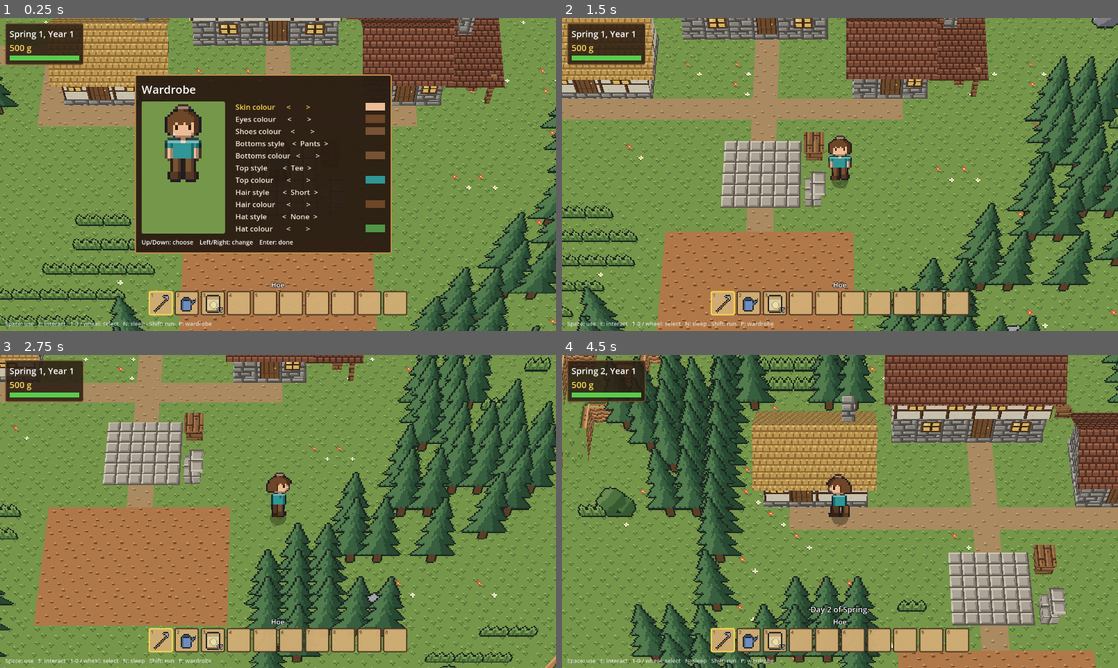
Above: before the commit, frames 1-4 (two rows, left to right).
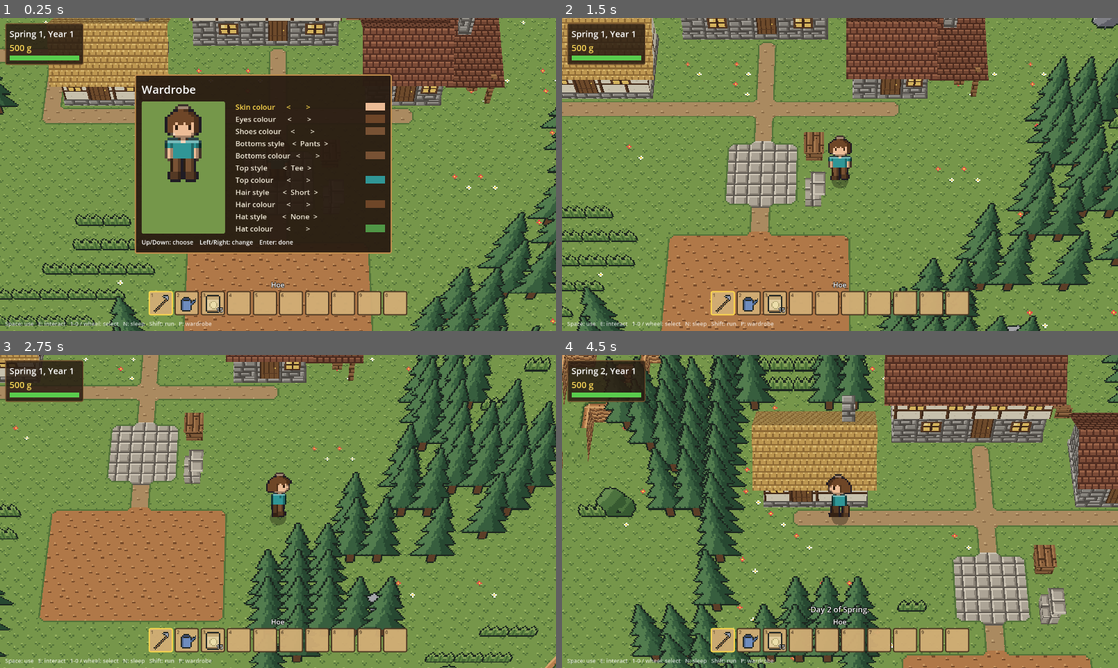
Above: after the commit, the same moments.

Repository: grimechristopher/procedural-game
Game: Godot game, scene res://scenes/main.tscn
The game is run twice, just before and just after one commit, with the same random seed, the same clock (stepped at 60 frames per second) and the same inputs.
Inputs (mouse positions are in pixels of both pictures, inside the frame that each line leads up to):
- Up to frame 1 (0.25 s): no input
- Up to frame 2 (1.5 s): tap Enter (ui_accept) at 0.5, 0.77 s; move the mouse to (962, 158) at 0.52 s; hold D (move_right) 0.53-1.28 s; hold Mouse wheel down (hotbar_next) 0.53-1.28 s; click (962, 158) at 0.67 s; move the mouse to (728, 190) at 1.27 s; hold S (move_down) from 1.28 s (still down); tap Mouse wheel up (hotbar_prev) at 1.35 s
- Up to frame 3 (2.75 s): tap Enter (ui_accept) at 1.52 s; move the mouse to (333, 442) at 2.02 s; release S (move_down) at 2.03 s; hold D (move_right) from 2.03 s (still down); hold E (interact) from 2.03 s (still down)
- Up to frame 4 (4.5 s): move the mouse to (812, 574) at 2.77 s; release D (move_right) at 2.78 s; release E (interact) at 2.78 s; hold W (move_up) 2.78-3.53 s; tap R (regenerate) at 2.85 s; click (812, 574) at 2.92 s; tap Enter (ui_accept) at 3.02, 3.77 s; move the mouse to (1006, 558) at 3.52 s; hold Shift (run) 3.53-4.28 s; hold A (move_left) from 3.53 s (still down); move the mouse to (673, 464) at 4.27 s; tap N (sleep) at 4.35 s

The runs differ from the first frame. In frame 1, 1.2% of the frame differs, in the area x 0-76%, y 8-100%; in frame 2, 3.4%, in the area x 0-62%, y 6-100%; in frame 3, 3.2%; in frame 4, 3.3%.

Commit message:
Autotile grass round paths, the plaza and farmland
The same edge and corner pieces as the cliff tops, as see-through grass
laid over ground-level paths, plaza and farmland where they meet grass, so
they get soft rounded edges instead of hard squares. The tileset gains an
alpha channel for them and the block shader discards clear texels.

Co-Authored-By: Claude Opus 5.5 <noreply@anthropic.com>
Claude-Session: https://claude.ai/code/session_01QBAyNdiLYtBbpQzeaWaTYf

Diff:
--- a/assets/block.gdshader
+++ b/assets/block.gdshader
@@ -36,5 +36,10 @@
 	// Half a texel in from the edges so nearest sampling never bleeds.
 	float inset = 0.5 / 16.0;
 	local = clamp(local, vec2(inset), vec2(1.0 - inset));
-	ALBEDO = texture(tileset, (UV + local) / tiles).rgb * shade;
+	vec4 texel = texture(tileset, (UV + local) / tiles);
+	// Overlays (Edges' grass pieces) are see-through where the tile is.
+	if (texel.a < 0.5) {
+		discard;
+	}
+	ALBEDO = texel.rgb * shade;
 }
--- a/scripts/edges.gd
+++ b/scripts/edges.gd
@@ -9,7 +9,9 @@
 ##
 ## The band is autotiled: each quarter of a cliff-top cell picks an edge,
 ## outer corner or inner corner piece from which of its two sides and the
-## diagonal between them drop away, so plateaus get rounded corners.
+## diagonal between them drop away, so plateaus get rounded corners. Paths,
+## the plaza and farmland are autotiled the same way, with grass creeping
+## round their edges where they meet grass.
 ##
 ## It's one mesh laid over the GridMap's blocks, built once per map from
 ## the heights; the blocks underneath still define where you can walk.
@@ -31,12 +33,17 @@
 const WEDGES := [T.WEDGE, T.WEDGE_DIRT, T.HALF_WEDGE, T.UPPER_HALF_WEDGE]
 ## Pieces at the foot of a face that lean on it and hide it.
 const AGAINST := [T.HILL_RAMP, T.HALF_HILL_RAMP, T.UPPER_HALF_HILL_RAMP, T.STAIRS]
+## Ground that grass grows round the edges of, in groups that count as the
+## same ground (farmland, tilled or not).
+const GROUND_GROUPS := [[T.PATH], [T.PLAZA], [T.FARMLAND, T.TILLED, T.TILLED_WET]]
+const GRASS := [T.GROUND, T.FLOWERS]
 
 
 ## A node holding the edge meshes for the world's current terrain.
 static func build(world: GridWorld, heights: PackedInt32Array, terrain: Terrain) -> Node3D:
 	var segments := _find_segments(world, heights, terrain)
 	var faces := _autotile(segments, heights, world.map_size, terrain)
+	faces += _ground_autotile(world, heights)
 	var shadow := SurfaceTool.new()
 	shadow.begin(Mesh.PRIMITIVE_TRIANGLES)
 	for s in segments:
@@ -161,8 +168,56 @@
 						and _height(heights, size, c + Vector2i(0, q.y)) == h:
 					piece = 2
 			if piece >= 0:
-				faces.append(_quarter(c, q, e.top, piece, transpose, e.cliffy))
+				var base: int = GridWorld.Tex.CLIFF_EDGE if e.cliffy else GridWorld.Tex.EARTH_EDGE
+				faces.append(_quarter(c, q, e.top, base + piece, transpose))
 	return faces
+
+
+## Grass round the edges of paths, the plaza and farmland at ground level,
+## a quarter cell at a time, over the ground (it's see-through elsewhere).
+static func _ground_autotile(world: GridWorld, heights: PackedInt32Array) -> Array:
+	var faces := []
+	var size := world.map_size
+	for z in size.y:
+		for x in size.x:
+			var c := Vector2i(x, z)
+			if heights[z * size.x + x] != 0:
+				continue
+			var group := _ground_group(world.ground_tile(c))
+			if group < 0:
+				continue
+			for q in GridWorld.DIAGONAL:
+				var side_x := _is_grass(world, heights, c + Vector2i(q.x, 0))
+				var side_z := _is_grass(world, heights, c + Vector2i(0, q.y))
+				var piece := -1
+				var transpose := false
+				if side_x and side_z:
+					piece = 1
+				elif side_z:
+					piece = 0
+				elif side_x:
+					piece = 0
+					transpose = true
+				elif _is_grass(world, heights, c + q):
+					piece = 2
+				if piece >= 0:
+					faces.append(_quarter(c, q, 0.0, GridWorld.Tex.GRASS_EDGE + piece, transpose))
+	return faces
+
+
+static func _ground_group(tile: int) -> int:
+	for i in GROUND_GROUPS.size():
+		if tile in GROUND_GROUPS[i]:
+			return i
+	return -1
+
+
+## Whether a cell is grass at ground level (not raised, not other ground).
+static func _is_grass(world: GridWorld, heights: PackedInt32Array, c: Vector2i) -> bool:
+	var size := world.map_size
+	if c.x < 0 or c.y < 0 or c.x >= size.x or c.y >= size.y or heights[c.y * size.x + c.x] != 0:
+		return false
+	return world.ground_tile(c) in GRASS
 
 
 ## Cells at the inside corner of a plateau: level with both side
@@ -183,21 +238,22 @@
 	return heights[c.y * size.x + c.x]
 
 
-## One quarter of a cell's top, toward corner q, showing piece 0 (edge),
-## 1 (outer corner) or 2 (inner corner). Pieces are drawn for the south-east
-## quarter with the edge along the south; others mirror them, and an edge
-## along the east or west transposes.
-static func _quarter(c: Vector2i, q: Vector2i, top: float, piece: int, transpose: bool, cliffy: bool) -> Array:
+## One quarter of a cell's top, toward corner q, showing an autotile piece
+## (tile: its edge piece, or the outer or inner corner after it). Pieces
+## are drawn for the south-east quarter with the edge along the south;
+## others mirror them, and an edge along the east or west transposes.
+static func _quarter(c: Vector2i, q: Vector2i, top: float, tile: int, transpose: bool) -> Array:
 	var center := Vector2(c.x + 0.5, c.y + 0.5)
 	var y := top + BAND_LIFT
 	var pts := []
 	var uvs := []
 	for k in [Vector2(0, 0), Vector2(1, 0), Vector2(1, 1), Vector2(0, 1)]:
-		pts.append(_at(center + Vector2(k.x * q.x, k.y * q.y) * 0.5, y))
+		# A hair past the cell's edge, so the lifted overlay doesn't leave a
+		# sliver of what's under it showing at the far edge.
+		pts.append(_at(center + Vector2(k.x * q.x, k.y * q.y) * (Vector2(0.5, 0.5) + k * 0.01), y))
 		var uv: Vector2 = Vector2(k.y, k.x) if transpose else k
 		uvs.append(Vector2(0.5, 0.5) + uv * 0.4999)
-	var base: int = GridWorld.Tex.CLIFF_EDGE if cliffy else GridWorld.Tex.EARTH_EDGE
-	return [pts, Vector3.UP, base + piece, uvs]
+	return [pts, Vector3.UP, tile, uvs]
 
 
 ## The straight band along a diagonal cliff's top edge.
--- a/scripts/world.gd
+++ b/scripts/world.gd
@@ -108,9 +108,11 @@
 	EARTH_SIDE,
 	# Cliff-top autotile pieces (see Edges).
 	CLIFF_EDGE, CLIFF_OUTER, CLIFF_INNER, EARTH_EDGE, EARTH_OUTER, EARTH_INNER,
+	# Grass creeping over the edges of paths, the plaza and farmland (see Edges).
+	GRASS_EDGE, GRASS_OUTER, GRASS_INNER,
 }
 const TEX_COLS := 4
-const TEX_ROWS := 7
+const TEX_ROWS := 8
 
 const TILESET := preload("res://assets/tileset.png")
 const BLOCK_SHADER := preload("res://assets/block.gdshader")
Binary file changed: assets/tileset.png
Not shown, changed: documentation/art/README.md
Not shown, changed: tools/make_tileset.py
